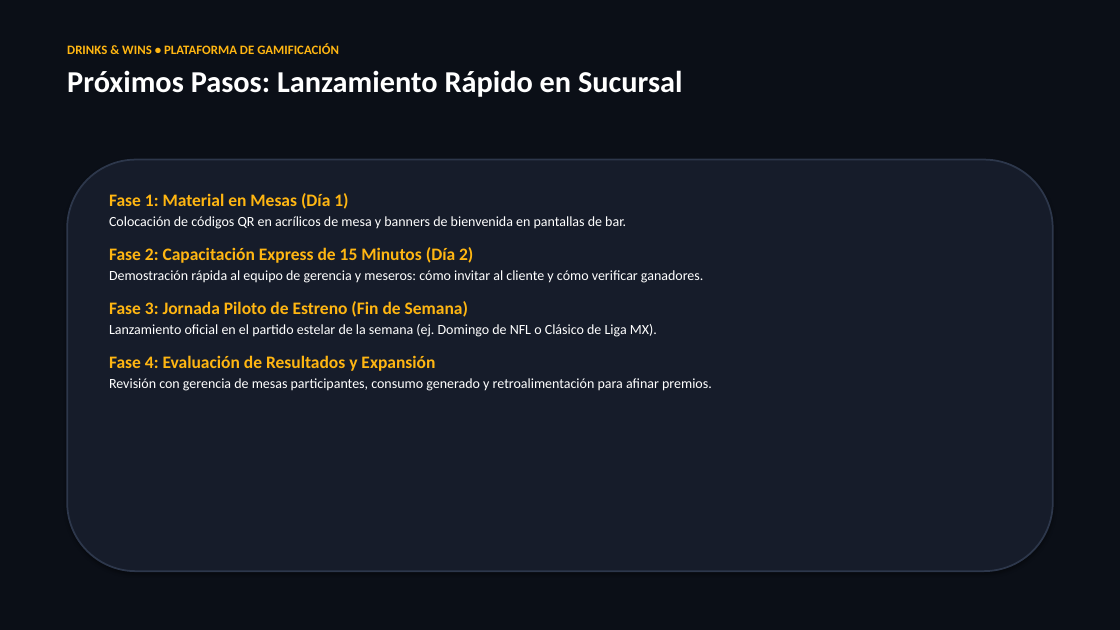
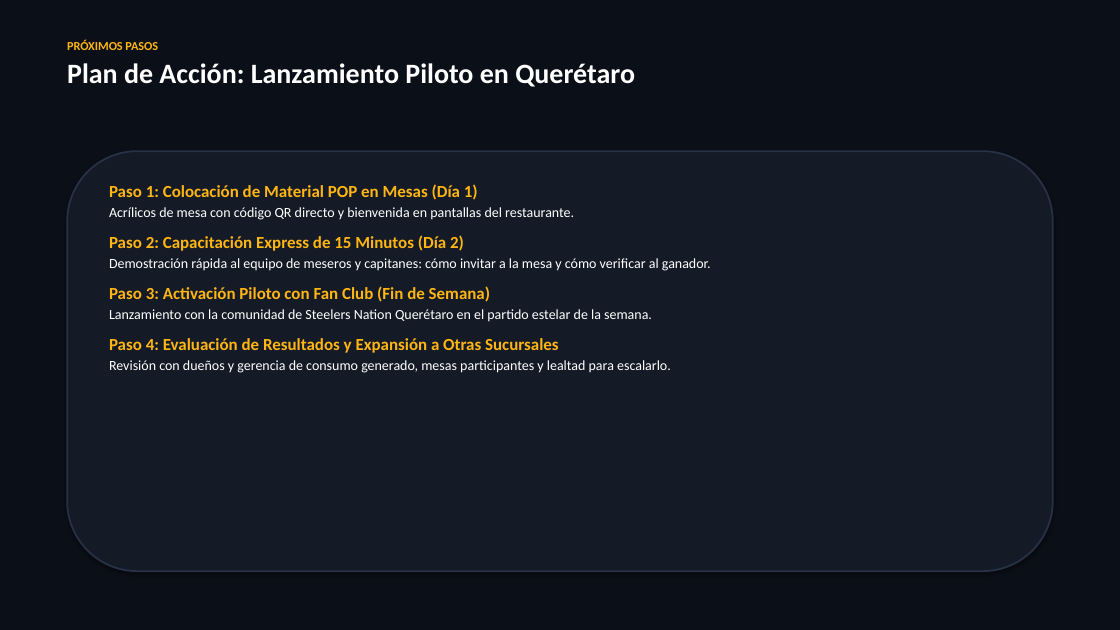
Before and after one commit to chefalbertomc/NFL-grids-, a slide deck: slide 12 of Drinks_and_Wins_Presentacion_Ejecutiva.pptx. Drawn at 1120x630 pixels with LibreOffice and Linux fonts; fonts in the diff are those of the drawing. Boxes give left, top, right and bottom in pixels: in the first picture for what was removed or moved away, otherwise in the second. Text is boxed around its words. In the diff, an @@ line names an element or a change of style, - is before the commit and + after.

Commit message:
feat(presentation): presentacion ejecutiva completa con historia de Alamos, IA, desglose por juego y estrategia de Fan Club

```diff
--- a/Drinks_and_Wins_Presentacion_Ejecutiva.pptx
+++ b/Drinks_and_Wins_Presentacion_Ejecutiva.pptx
@@ text at <box>67,39,635,87</box>: text changed; size 26 to 24 pt @@
-DRINKS & WINS • PLATAFORMA DE GAMIFICACIÓN
-Próximos Pasos: Lanzamiento Rápido en Sucursal
+PRÓXIMOS PASOS
+Plan de Acción: Lanzamiento Piloto en Querétaro
@@ rounded rectangle: place and size @@
-rounded rectangle at <box>67,160,1053,571</box>
+rounded rectangle at <box>67,151,1053,571</box>
@@ rounded rectangle at <box>67,151,1053,571</box>: fill #161C2A to #141A26; outline #2D374B 1.5 pt to #283246 1.5 pt @@
@@ text at <box>109,184,711,373</box>: text changed @@
-Fase 1: Material en Mesas (Día 1)
-Colocación de códigos QR en acrílicos de mesa y banners de bienvenida en pantallas de bar.
-Fase 2: Capacitación Express de 15 Minutos (Día 2)
-Demostración rápida al equipo de gerencia y meseros: cómo invitar al cliente y cómo verificar ganadores.
-Fase 3: Jornada Piloto de Estreno (Fin de Semana)
-Lanzamiento oficial en el partido estelar de la semana (ej. Domingo de NFL o Clásico de Liga MX).
-Fase 4: Evaluación de Resultados y Expansión
-Revisión con gerencia de mesas participantes, consumo generado y retroalimentación para afinar premios.
+Paso 1: Colocación de Material POP en Mesas (Día 1)
+Acrílicos de mesa con código QR directo y bienvenida en pantallas del restaurante.
+Paso 2: Capacitación Express de 15 Minutos (Día 2)
+Demostración rápida al equipo de meseros y capitanes: cómo invitar a la mesa y cómo verificar al ganador.
+Paso 3: Activación Piloto con Fan Club (Fin de Semana)
+Lanzamiento con la comunidad de Steelers Nation Querétaro en el partido estelar de la semana.
+Paso 4: Evaluación de Resultados y Expansión a Otras Sucursales
+Revisión con dueños y gerencia de consumo generado, mesas participantes y lealtad para escalarlo.
```
Also in this commit, not shown: 10 other slides changed, 1 slide added, 1 slide removed, 1 other file.
